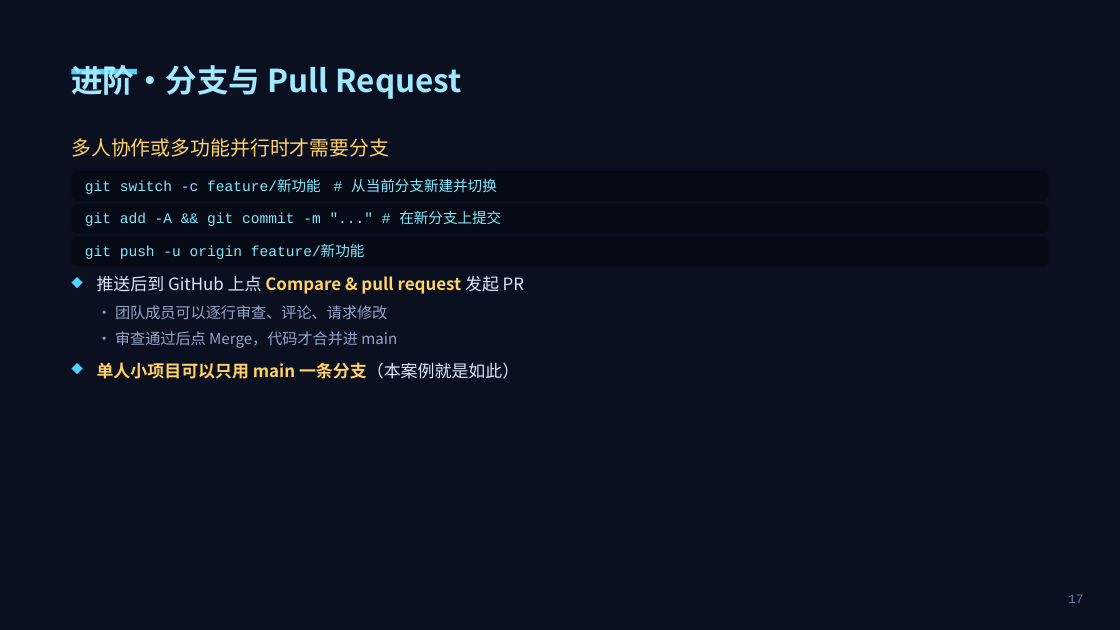
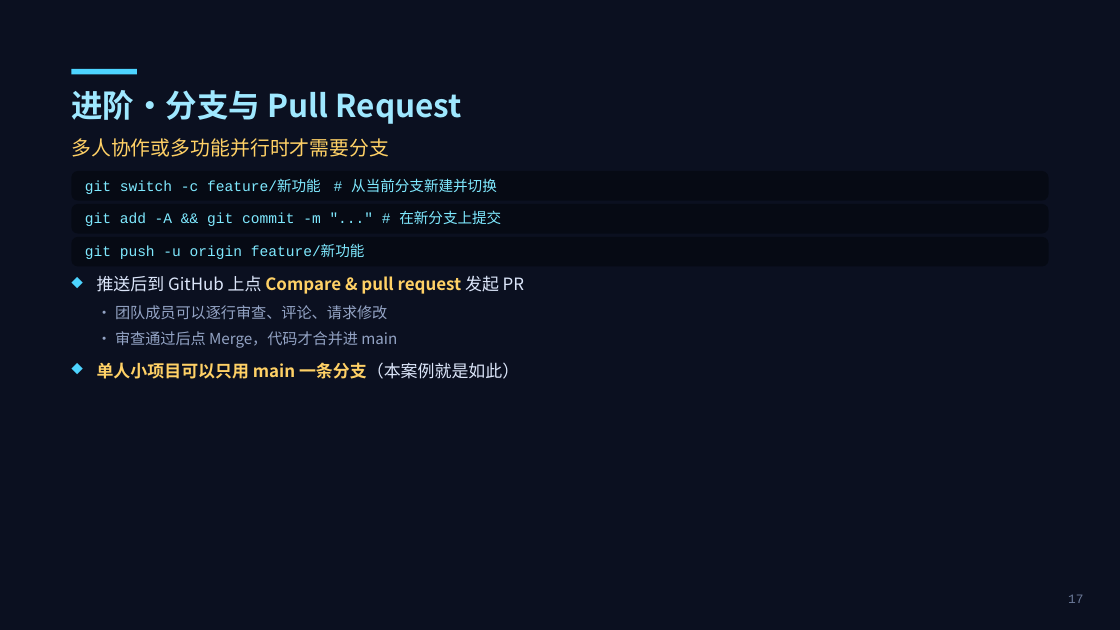
Before and after one commit to rrafiya/git_course, a slide deck: slide 17 of ppt/Git与GitHub从入门到实战.pptx. Drawn at 1120x630 pixels with LibreOffice and Linux fonts; fonts in the diff are those of the drawing. Boxes give left, top, right and bottom in pixels: in the first picture for what was removed or moved away, otherwise in the second. Text is boxed around its words. In the diff, an @@ line names an element or a change of style, - is before the commit and + after.

```diff
--- a/ppt/Git与GitHub从入门到实战.pptx
+++ b/ppt/Git与GitHub从入门到实战.pptx
@@ text "进阶·分支与 Pull Request": place and size @@
-text "进阶·分支与 Pull Request" at box(71, 65, 462, 99)
+text "进阶·分支与 Pull Request" at box(71, 90, 462, 124)
```
Also in this commit, not shown: 20 other slides changed, 5 other files.
